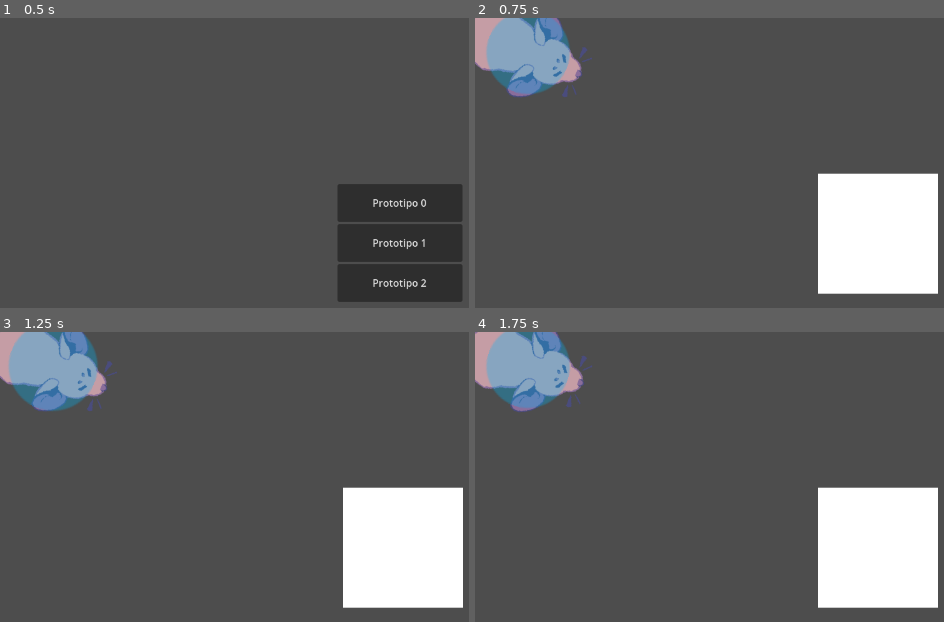
Above: before the commit, frames 1-4 (two rows, left to right).
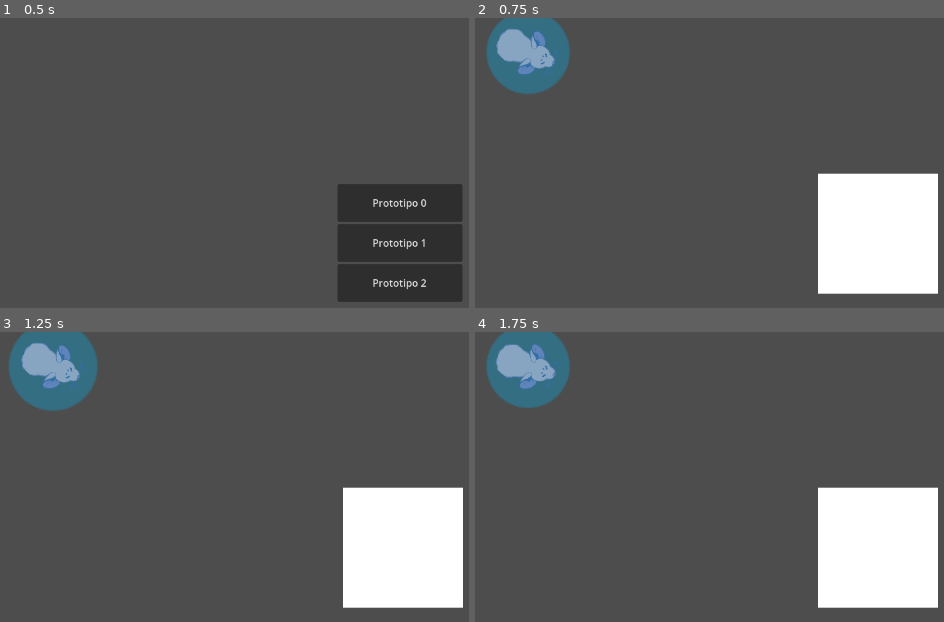
Above: after the commit, the same moments.

Repository: antimundo/rat-and-furrius
Game: Godot game, scene res://scenes/main_menu/main_menu.tscn
Two runs of this game, one before a commit and one after it. Both use one fixed random seed, a clock stepped at 60 frames per second and the inputs below.
Inputs (mouse positions are in pixels of both pictures, inside the frame that each line leads up to):
- Up to frame 1 (0.5 s): no input
- Up to frame 2 (0.75 s): click "Prototipo 0" at 0.5 s
- Up to frame 3 (1.25 s): no input
- Up to frame 4 (1.75 s): move the mouse to (outside the picture) at 1.27 s

Frame 1 is identical in both runs. In frame 2, 3.6% of the frame differs, in the area x 0-25%, y 0-28%; in frame 3, 3.6%; in frame 4, 3.6%.

Commit message:
Add player trail

Diff:
--- a/scenes/gameplay/player.gd
+++ b/scenes/gameplay/player.gd
@@ -2,6 +2,7 @@
 
 @export var speed = 40
 var is_snapped := false
+var last_position
 
 func get_input():
 	look_at(get_global_mouse_position())
@@ -15,13 +16,16 @@
 		$Area.visible = false
 		if distance < UNSNAP_DISTANCE and distance > SNAP_PADDING:
 			velocity = transform.x * speed * (distance - SNAP_PADDING)
+			$Sprite2D.scale.x = 0.5 - (position.distance_to(last_position) / 200)
 		elif distance > UNSNAP_DISTANCE:
 			is_snapped = false
 	else:
 		$Area.visible = true
+		$Sprite2D.scale.x = 0.5
 		velocity = transform.x * 0
 		if distance < UNSNAP_DISTANCE / 4:
 			is_snapped = true
+	last_position = position
 
 func _physics_process(delta):
 	get_input()
--- a/scenes/gameplay/player.tscn
+++ b/scenes/gameplay/player.tscn
@@ -1,26 +1,19 @@
-[gd_scene load_steps=8 format=3 uid="uid://bijr1niobi180"]
+[gd_scene load_steps=11 format=3 uid="uid://bijr1niobi180"]
 
 [ext_resource type="Script" path="res://scenes/gameplay/player.gd" id="1_qh5oh"]
 [ext_resource type="Texture2D" uid="uid://r28s42mguoxy" path="res://assets/sprites/circle.svg" id="2_nw4bl"]
 [ext_resource type="Texture2D" uid="uid://dop8nj5r7a62f" path="res://assets/sprites/Mouse_Sprite.png" id="2_u4q6q"]
+[ext_resource type="Script" path="res://scenes/gameplay/player_tail.gd" id="4_ci5k6"]
+
+[sub_resource type="Curve" id="Curve_u3kns"]
+_data = [Vector2(0, 0), 0.0, 0.0, 0, 0, Vector2(1, 1), 0.0, 0.0, 0, 0]
+point_count = 2
+
+[sub_resource type="Gradient" id="Gradient_0p7rv"]
+colors = PackedColorArray(0.290196, 0.298039, 0.490196, 1, 0.541176, 0.427451, 0.607843, 1)
 
 [sub_resource type="CircleShape2D" id="CircleShape2D_y38pr"]
-radius = 27.2947
-
-[sub_resource type="Animation" id="Animation_cddq6"]
-length = 0.001
-tracks/0/type = "value"
-tracks/0/imported = false
-tracks/0/enabled = true
-tracks/0/path = NodePath(".:scale")
-tracks/0/interp = 1
-tracks/0/loop_wrap = true
-tracks/0/keys = {
-"times": PackedFloat32Array(0),
-"transitions": PackedFloat32Array(1),
-"update": 0,
-"values": [Vector2(2, 2)]
-}
+radius = 15.0
 
 [sub_resource type="Animation" id="Animation_yipce"]
 resource_name = "idle"
@@ -38,6 +31,21 @@
 "values": [Vector2(2, 2), Vector2(2.3, 2.3)]
 }
 
+[sub_resource type="Animation" id="Animation_cddq6"]
+length = 0.001
+tracks/0/type = "value"
+tracks/0/imported = false
+tracks/0/enabled = true
+tracks/0/path = NodePath(".:scale")
+tracks/0/interp = 1
+tracks/0/loop_wrap = true
+tracks/0/keys = {
+"times": PackedFloat32Array(0),
+"transitions": PackedFloat32Array(1),
+"update": 0,
+"values": [Vector2(2, 2)]
+}
+
 [sub_resource type="AnimationLibrary" id="AnimationLibrary_w43h6"]
 _data = {
 "RESET": SubResource("Animation_cddq6"),
@@ -47,14 +55,26 @@
 [node name="Player" type="CharacterBody2D"]
 script = ExtResource("1_qh5oh")
 
+[node name="Tail" type="Node2D" parent="."]
+position = Vector2(-45, 0)
+
+[node name="Line2D" type="Line2D" parent="Tail"]
+width_curve = SubResource("Curve_u3kns")
+default_color = Color(0.541176, 0.427451, 0.607843, 1)
+gradient = SubResource("Gradient_0p7rv")
+script = ExtResource("4_ci5k6")
+length = 15
+
 [node name="CollisionShape2D" type="CollisionShape2D" parent="."]
 shape = SubResource("CircleShape2D_y38pr")
 
 [node name="Sprite2D" type="Sprite2D" parent="."]
 rotation = -1.5708
+scale = Vector2(0.5, 0.5)
 texture = ExtResource("2_u4q6q")
 
 [node name="Area" type="Sprite2D" parent="."]
+visible = false
 modulate = Color(0, 0.717647, 0.980392, 0.313726)
 scale = Vector2(2, 2)
 texture = ExtResource("2_nw4bl")
--- /dev/null
+++ b/scenes/gameplay/player_tail.gd
@@ -0,0 +1,14 @@
+extends Line2D
+
+@export var length = 50
+
+func _process(delta):
+	global_position = Vector2(0, 0)
+	global_rotation = 0
+
+	var point = get_parent().global_position
+
+	add_point(point)
+
+	while get_point_count() > length:
+		remove_point(0)
